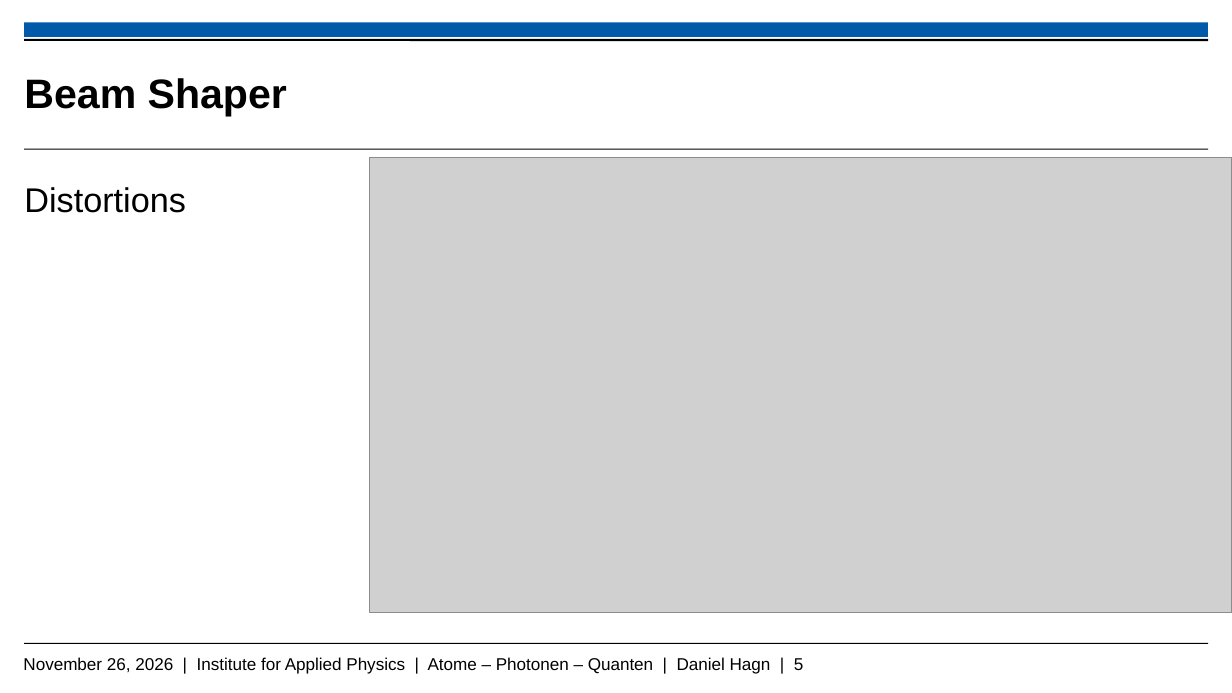
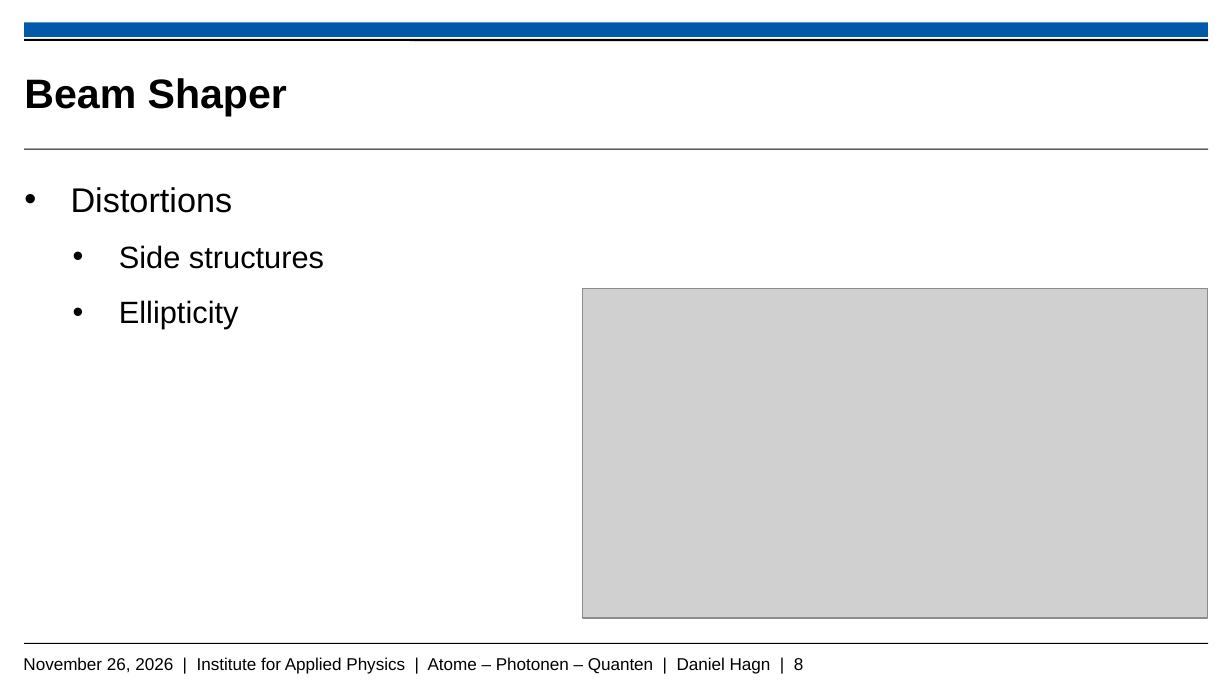
Before and after one commit to Daniel-Hagn-physik/Masterthesis_Backup, a slide deck: slide 8 of Hagn_Daniel_Mastervortrag.pptx (slide 5 before the commit). Drawn at 1232x693 pixels with LibreOffice and Linux fonts; fonts in the diff are those of the drawing; grey boxes stand for pictures; background and template pictures are left out. Boxes give left, top, right and bottom in pixels: in the first picture for what was removed or moved away, otherwise in the second. Text is boxed around its words. In the diff, an @@ line names an element or a change of style, - is before the commit and + after.

```diff
--- a/Hagn_Daniel_Mastervortrag.pptx
+++ b/Hagn_Daniel_Mastervortrag.pptx
@@ text at box(71, 187, 233, 213): bullet none to • @@
@@ text at box(119, 245, 324, 329): paragraphs added @@
+    • Side structures
+    • Ellipticity
@@ picture: place and size @@
-picture at box(370, 158, 1232, 612)
+picture at box(583, 288, 1209, 618)
@@ text at box(23, 657, 804, 674): text changed @@
-November 26, 2026 | Institute for Applied Physics | Atome – Photonen – Quanten | Daniel Hagn | 5
+November 26, 2026 | Institute for Applied Physics | Atome – Photonen – Quanten | Daniel Hagn | 8
```
Also in this commit, not shown: 11 other slides changed, 10 slides added, 5 other files.
